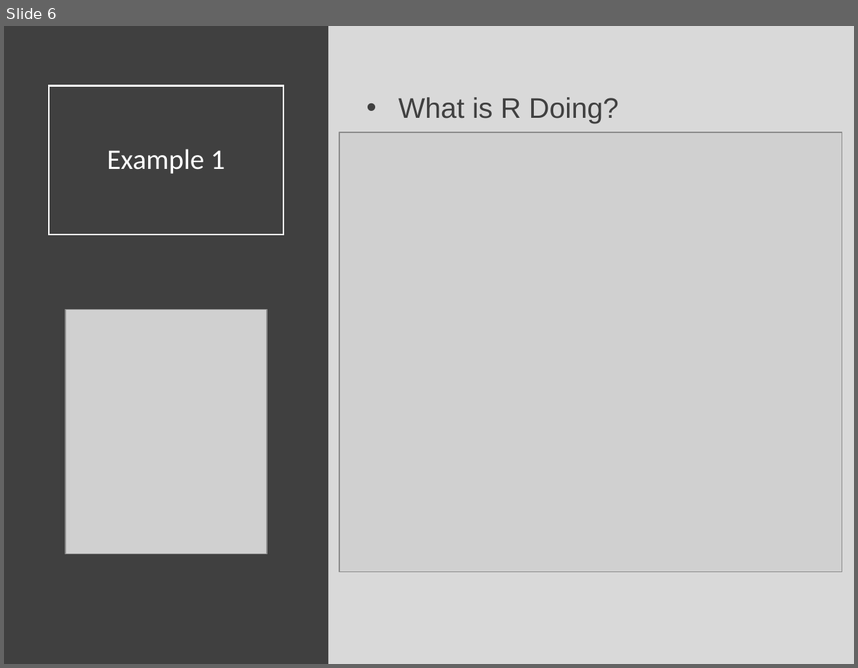
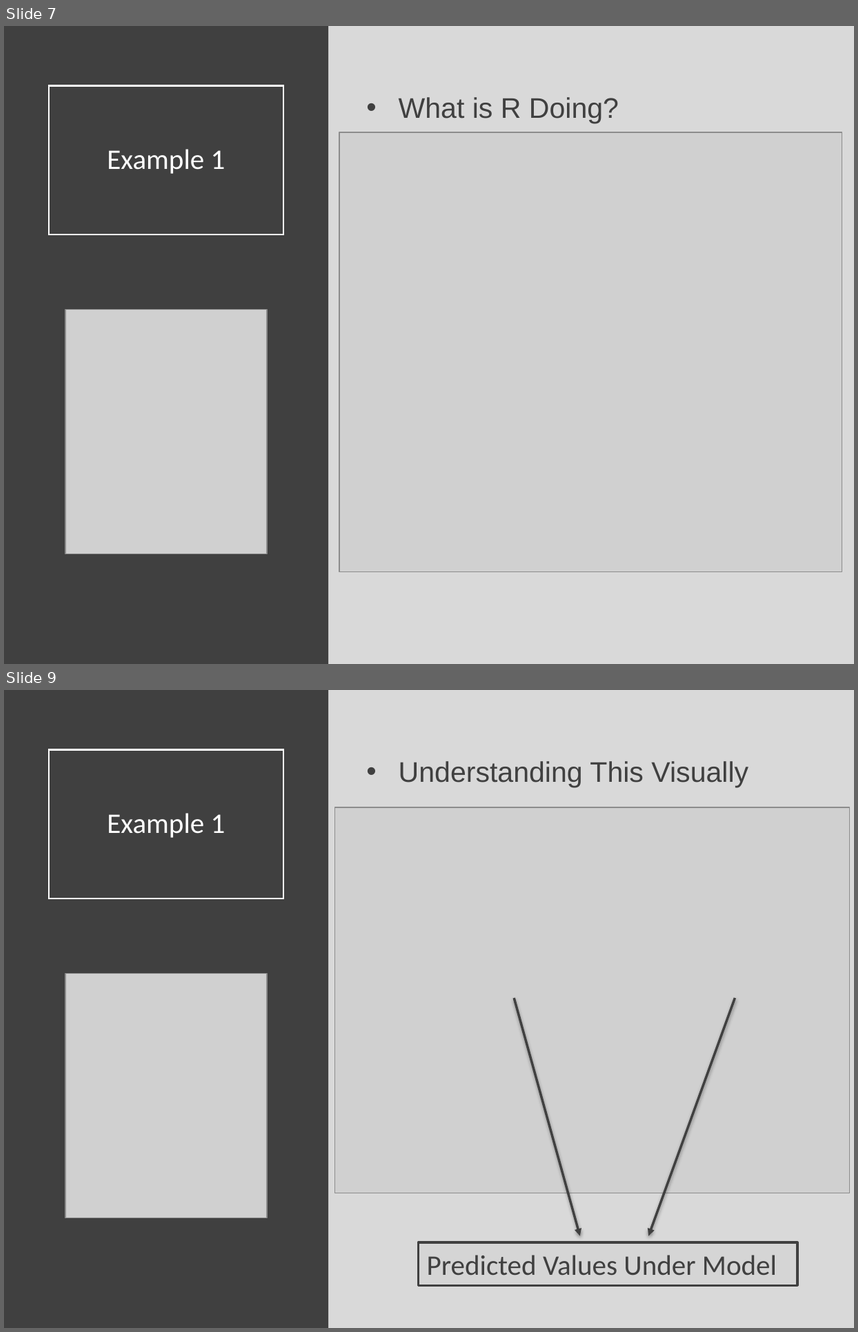
Before and after one commit to Yixf-Self/STOR320_WEBSITE, a slide deck: Lecture/Lecture 27/Lecture 27.pptx. Shown one above the other, each under a label of ours: slide 6 before the commit, slides 7 and 9 after it; the slides between them are not shown. The pictures are 858x668 and 858x1332 pixels, drawn with LibreOffice and Linux fonts; fonts in the diff are those of the drawing; grey boxes stand for pictures. Boxes give left, top, right and bottom in pixels: in the first picture for what was removed or moved away, otherwise in the second. Text is boxed around its words. In the diff, an @@ line names an element or a change of style, - is before the commit and + after.

```diff
--- a/Lecture/Lecture 27/Lecture 27.pptx
+++ b/Lecture/Lecture 27/Lecture 27.pptx
@@ slide 9 added at (4, 690, 854, 1328), background #D9D9D9 @@
@@ rectangle added at (4, 690, 329, 1328), fill #404040 @@
@@ title added at (49, 749, 283, 898), outline #FFFFFF 1.5 pt, 24 pt, text #FFFFFF @@
+Example 1
@@ text added at (399, 761, 749, 788), 24 pt, text #404040 @@
+• Understanding This Visually
@@ picture added at (335, 807, 850, 1193) @@
@@ picture added at (65, 973, 267, 1217) @@
@@ arrow added from (514, 998) to (580, 1236), #404040 2 pt @@
@@ arrow added from (735, 998) to (648, 1236), #404040 2 pt @@
@@ rectangle added at (419, 1243, 798, 1285), fill #D5D5D5, outline #404040 2 pt, 24 pt, text #404040 @@
+Predicted Values Under Model
@@ what was slide 6 is now slide 7 @@
```
Also in this commit, not shown: 1 slide changed, 17 other slides added, 5 other files.
